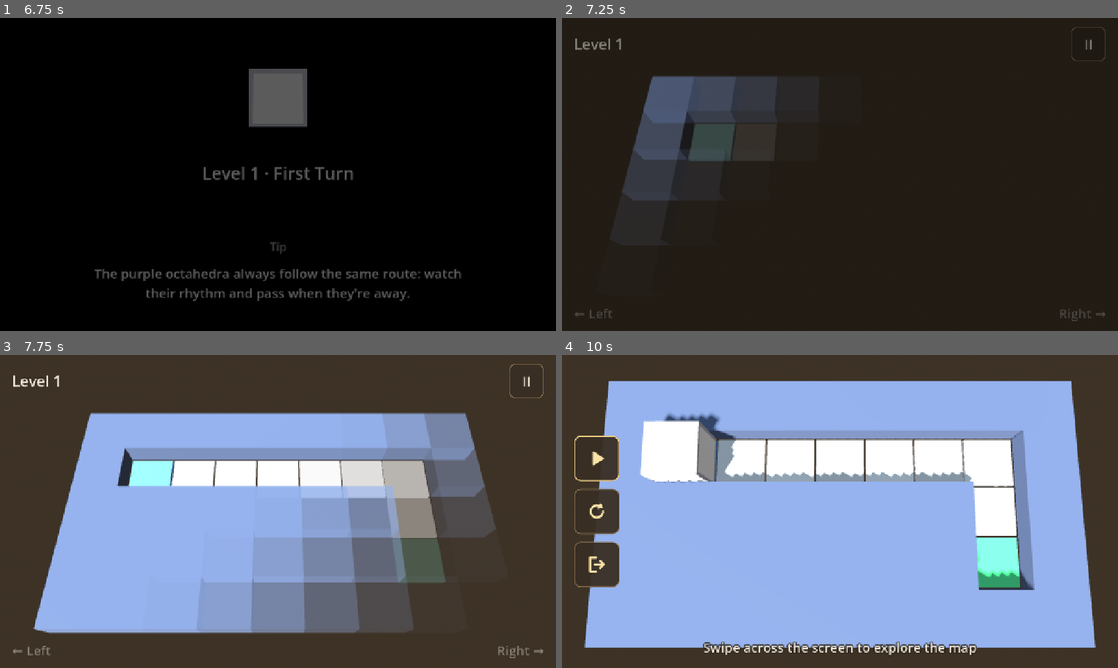
Above: before the commit, frames 1-4 (two rows, left to right).
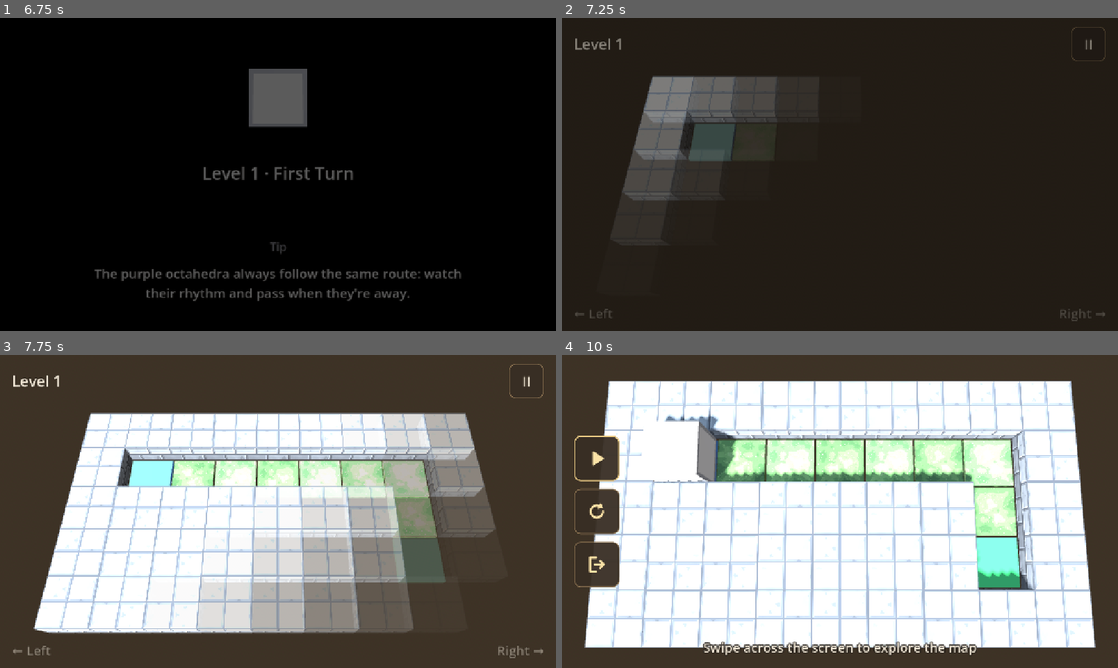
Above: after the commit, the same moments.

Repository: tonyjdev/mazecube
Game: Godot game, scene res://scenes/menu.tscn
The game is run twice, just before and just after one commit, with the same random seed, the same clock (stepped at 60 frames per second) and the same inputs.
Inputs (mouse positions are in pixels of both pictures, inside the frame that each line leads up to):
- Up to frame 1 (6.75 s): click "Options" at 0.5 s; click "Back" at 1.25 s; click "Credits" at 2 s; click "Back" at 2.75 s; click "Play" at 3.5 s; click (33, 46) at 4.25 s; click "Play" at 5 s; tap Enter (next_level) at 5.75 s; drag from (278, 174) to (333, 105) at 5.77 s; click "Continue" at 6.5 s
- Up to frame 2 (7.25 s): no input
- Up to frame 3 (7.75 s): drag from (166, 527) to (250, 574) at 7.27 s
- Up to frame 4 (10 s): move the mouse to (895, 442) at 8.02 s; hold Right (turn_right) 8.03-8.75 s; hold Enter (next_level) 8.03-8.75 s; click (895, 442) at 8.17 s; drag from (812, 574) to (673, 464) at 8.77 s; click "II" at 9.5 s

Frame 1 is identical in both runs. In frame 2, 2.8% of the frame differs, in the area x 11-39%, y 18-59%; in frame 3, 42%; in frame 4, 66%, in the area x 4-96%, y 8-94%.

Commit message:
Catálogo de materiales de bloque para suelo y muros
- BlockCatalog con 22 bloques de estilo dibujo animado y tonos suaves:
  hierba (normal, con flores y seca), tierra, piedra, sillería, piedra
  con musgo, granito, arena, arenisca, nieve, hielo, lava, roca
  volcánica, fuego, tablones, tronco, ladrillo, metal, obsidiana,
  cristal y tierra corrompida. Cada uno tiene textura de cara superior y
  de lados (césped que cuelga, nieve sobre piedra...), y luz propia los
  que brillan.
- Texturas generadas con tools/make_block_textures.py (sin imágenes
  externas). Un ajuste final común de saturación, claridad y contraste
  controla el tono de toda la paleta.
- El nivel elige sus bloques con "theme" (suelo, muros y roca de debajo)
  y puede cambiarlos por zonas con "theme_regions" para hacer
  transiciones. Todos los bloques están disponibles en cualquier nivel.
  Los niveles sin tema toman uno provisional según su tramo (THEMES), y
  el nivel 17 tiene una transición de ejemplo de pradera a nieve.
- La cara superior de cada casilla va girada al azar para que no se note
  la repetición, y los lados se oscurecen en el pie.
- Escena scenes/block_catalog_preview.tscn para revisar el catálogo.
- Especificación al día.

Co-Authored-By: Claude Opus 5.5 <noreply@anthropic.com>

Diff:
--- /dev/null
+++ b/scenes/block_catalog_preview.tscn
@@ -0,0 +1,31 @@
+[gd_scene format=3]
+
+[ext_resource type="Script" path="res://scripts/blocks/block_catalog_preview.gd" id="1_prev"]
+
+[sub_resource type="ProceduralSkyMaterial" id="ProceduralSkyMaterial_prev"]
+
+[sub_resource type="Sky" id="Sky_prev"]
+sky_material = SubResource("ProceduralSkyMaterial_prev")
+
+[sub_resource type="Environment" id="Environment_prev"]
+background_mode = 2
+sky = SubResource("Sky_prev")
+ambient_light_source = 3
+tonemap_mode = 2
+
+[node name="BlockCatalogPreview" type="Node3D"]
+script = ExtResource("1_prev")
+
+[node name="WorldEnvironment" type="WorldEnvironment" parent="."]
+environment = SubResource("Environment_prev")
+
+[node name="Sun" type="DirectionalLight3D" parent="."]
+transform = Transform3D(0.8660254, 0.38302222, -0.32139382, 0, 0.64278764, 0.76604444, 0.5, -0.66341394, 0.5566704, 0, 0, 0)
+shadow_enabled = true
+shadow_bias = 0.05
+shadow_normal_bias = 1.0
+shadow_blur = 1.5
+directional_shadow_max_distance = 60.0
+
+[node name="Camera3D" type="Camera3D" parent="."]
+current = true
--- /dev/null
+++ b/scripts/blocks/block_catalog.gd
@@ -0,0 +1,156 @@
+class_name BlockCatalog
+extends RefCounted
+## Catálogo de materiales de bloque para el suelo, los muros y la roca bajo el
+## tablero. Todos están disponibles en cualquier nivel: cada nivel elige los
+## suyos (ver Levels, campo "theme") y puede mezclar varios por zonas del
+## mapa (campo "theme_regions") para hacer transiciones.
+##
+## Cada bloque tiene una textura para la cara de arriba y otra para los
+## lados (textures/blocks/<id>_top.png y <id>_side.png, generadas con
+## tools/make_block_textures.py). La textura lateral empieza en el borde de
+## arriba del bloque y cada unidad de altura ocupa la textura entera: un muro
+## enseña la mitad de arriba y una baldosa solo la franja superior (el césped
+## que cuelga, la nieve...).
+##
+## Propiedades de cada bloque (todas opcionales salvo "name"):
+##   name       nombre para mostrar
+##   under      bloque de la roca que va debajo en los niveles con vacío (por
+##              defecto, el mismo)
+##   spin       giros de 90° al azar de la cara de arriba en cada casilla para
+##              que no se note la repetición: 4 = cualquier giro, 2 = solo
+##              media vuelta (dibujos con dirección, como tablones), 1 = nunca
+##   roughness, metallic, specular   ajustes del StandardMaterial3D
+##   emission   intensidad de la luz propia (usa <id>_*_emit.png)
+
+const TEXTURE_DIR := "res://textures/blocks/"
+
+const BLOCKS := {
+	"grass": {"name": "Hierba", "under": "dirt"},
+	"grass_flowers": {"name": "Hierba con flores", "under": "dirt"},
+	"grass_dry": {"name": "Hierba seca", "under": "dirt"},
+	"dirt": {"name": "Tierra"},
+	"stone": {"name": "Piedra"},
+	"stone_bricks": {"name": "Sillería", "spin": 2},
+	"mossy_stone": {"name": "Piedra con musgo", "under": "stone", "spin": 2},
+	"granite": {"name": "Granito", "spin": 2, "roughness": 0.45, "specular": 0.6},
+	"sand": {"name": "Arena", "under": "sandstone"},
+	"sandstone": {"name": "Arenisca", "spin": 2},
+	"snow": {"name": "Nieve", "under": "stone"},
+	"ice": {"name": "Hielo", "roughness": 0.12, "specular": 0.9},
+	"lava": {"name": "Lava", "under": "magma", "emission": 1.6},
+	"magma": {"name": "Roca volcánica", "emission": 1.4},
+	"fire": {"name": "Fuego", "under": "magma", "emission": 1.2},
+	"wood_planks": {"name": "Tablones", "spin": 2},
+	"wood_log": {"name": "Tronco", "spin": 2},
+	"brick": {"name": "Ladrillo", "spin": 2},
+	"metal": {"name": "Metal", "spin": 2, "roughness": 0.35, "metallic": 0.55},
+	"obsidian": {"name": "Obsidiana", "roughness": 0.2, "specular": 0.8},
+	"crystal": {"name": "Cristal", "roughness": 0.25, "specular": 0.8, "emission": 0.7},
+	"corrupted": {"name": "Tierra corrompida", "emission": 1.4},
+}
+
+## Oscurecimiento del pie de los lados del bloque (sombra de contacto).
+const SIDE_BOTTOM_SHADE := 0.72
+
+
+static func ids() -> Array:
+	return BLOCKS.keys()
+
+
+static func has(id: String) -> bool:
+	return BLOCKS.has(id)
+
+
+static func display_name(id: String) -> String:
+	return BLOCKS[id]["name"]
+
+
+## Bloque que va debajo de `id` (la roca de los niveles con vacío).
+static func under(id: String) -> String:
+	return BLOCKS[id].get("under", id)
+
+
+## Giros posibles de la cara de arriba (ver "spin").
+static func spin(id: String) -> int:
+	return BLOCKS[id].get("spin", 4)
+
+
+## Material nuevo (cada llamada devuelve uno distinto, para poder tocarlo,
+## p. ej. en los fundidos) de la cara "top" o "side" del bloque. `tint`
+## multiplica el color de la textura.
+static func material(id: String, face: String, tint := Color.WHITE) -> StandardMaterial3D:
+	var info: Dictionary = BLOCKS[id]
+	var mat := StandardMaterial3D.new()
+	mat.albedo_texture = load(TEXTURE_DIR + "%s_%s.png" % [id, face])
+	mat.albedo_color = tint
+	# El color de los vértices lleva la sombra del pie de los lados y el de
+	# las instancias de MultiMesh la opacidad de la aparición del nivel.
+	mat.vertex_color_use_as_albedo = true
+	mat.roughness = info.get("roughness", 0.9)
+	mat.metallic = info.get("metallic", 0.0)
+	mat.metallic_specular = info.get("specular", 0.5)
+	if info.has("emission"):
+		mat.emission_enabled = true
+		mat.emission = Color.BLACK
+		mat.emission_texture = load(TEXTURE_DIR + "%s_%s_emit.png" % [id, face])
+		mat.emission_energy_multiplier = info["emission"]
+		mat.emission_operator = BaseMaterial3D.EMISSION_OP_ADD
+	return mat
+
+
+## Caja de tamaño `size` centrada en el origen con los materiales del bloque:
+## superficie 0 = cara de arriba, superficie 1 = lados y cara de abajo.
+static func make_mesh(id: String, size: Vector3, tint := Color.WHITE) -> ArrayMesh:
+	var h := size * 0.5
+	var mesh := ArrayMesh.new()
+
+	var top := SurfaceTool.new()
+	top.begin(Mesh.PRIMITIVE_TRIANGLES)
+	_add_quad(top, Vector3.UP,
+		[Vector3(-h.x, h.y, -h.z), Vector3(h.x, h.y, -h.z), Vector3(h.x, h.y, h.z), Vector3(-h.x, h.y, h.z)],
+		[Vector2(0, 0), Vector2(1, 0), Vector2(1, 1), Vector2(0, 1)],
+		[Color.WHITE, Color.WHITE, Color.WHITE, Color.WHITE])
+	top.commit(mesh)
+	mesh.surface_set_material(0, material(id, "top", tint))
+
+	var sides := SurfaceTool.new()
+	sides.begin(Mesh.PRIMITIVE_TRIANGLES)
+	var low := Color(SIDE_BOTTOM_SHADE, SIDE_BOTTOM_SHADE, SIDE_BOTTOM_SHADE)
+	var shades := [Color.WHITE, Color.WHITE, low, low]
+	# Cada lado: normal, eje horizontal (de izquierda a derecha visto desde
+	# fuera) y su anchura. La v va en unidades del mundo desde el borde de
+	# arriba, la u también (una casilla = la textura entera).
+	for side: Array in [[Vector3.BACK, Vector3.RIGHT, size.x], [Vector3.FORWARD, Vector3.LEFT, size.x],
+			[Vector3.RIGHT, Vector3.FORWARD, size.z], [Vector3.LEFT, Vector3.BACK, size.z]]:
+		var normal: Vector3 = side[0]
+		var axis: Vector3 = side[1]
+		var width: float = side[2]
+		var center := normal * Vector3(h.x, 0, h.z).abs()
+		var half := axis * width * 0.5
+		var u0 := 0.5 - width * 0.5
+		_add_quad(sides, normal,
+			[center - half + Vector3.UP * h.y, center + half + Vector3.UP * h.y,
+				center + half - Vector3.UP * h.y, center - half - Vector3.UP * h.y],
+			[Vector2(u0, 0), Vector2(u0 + width, 0), Vector2(u0 + width, size.y), Vector2(u0, size.y)],
+			shades)
+	_add_quad(sides, Vector3.DOWN,
+		[Vector3(-h.x, -h.y, h.z), Vector3(h.x, -h.y, h.z), Vector3(h.x, -h.y, -h.z), Vector3(-h.x, -h.y, -h.z)],
+		[Vector2(0, 0), Vector2(1, 0), Vector2(1, 1), Vector2(0, 1)],
+		[low, low, low, low])
+	sides.commit(mesh)
+	mesh.surface_set_material(1, material(id, "side", tint))
+	return mesh
+
+
+## Cuadrilátero de dos triángulos. Ordena los vértices para que la cara
+## mire hacia `normal` (Godot toma como cara delantera la que se ve con los
+## vértices en el sentido de las agujas del reloj).
+static func _add_quad(st: SurfaceTool, normal: Vector3, verts: Array, uvs: Array, colors: Array) -> void:
+	var order := [0, 1, 2, 0, 2, 3]
+	if (verts[1] - verts[0]).cross(verts[2] - verts[0]).dot(normal) > 0.0:
+		order = [0, 2, 1, 0, 3, 2]
+	for i: int in order:
+		st.set_normal(normal)
+		st.set_uv(uvs[i])
+		st.set_color(colors[i])
+		st.add_vertex(verts[i])
--- /dev/null
+++ b/scripts/blocks/block_catalog_preview.gd
@@ -0,0 +1,78 @@
+extends Node3D
+## Escaparate de BlockCatalog (scenes/block_catalog_preview.tscn): cada
+## bloque como una pequeña parcela de suelo con un muro encima y la roca
+## debajo, con su nombre. Sirve para revisar los materiales; se abre en el
+## editor y se ejecuta con F6. Arrastrar con el ratón gira la vista y la
+## rueda acerca o aleja.
+
+const COLUMNS := 6
+const SPACING := 4.0
+
+var _yaw := -0.6
+var _pitch := -0.75
+var _distance := 22.0
+var _center := Vector3.ZERO
+@onready var _camera: Camera3D = $Camera3D
+
+
+func _ready() -> void:
+	var ids := BlockCatalog.ids()
+	for i in ids.size():
+		var id: String = ids[i]
+		var origin := Vector3((i % COLUMNS) * SPACING, 0, floori(i / float(COLUMNS)) * SPACING)
+		_add_plot(id, origin)
+	var rows := ceili(ids.size() / float(COLUMNS))
+	_center = Vector3((COLUMNS - 1) * SPACING * 0.5, 0, (rows - 1) * SPACING * 0.5)
+	_update_camera()
+
+
+## Parcela de 3x3 casillas: suelo con ajedrezado, un muro en forma de L y la
+## roca de debajo.
+func _add_plot(id: String, origin: Vector3) -> void:
+	var tile := BlockCatalog.make_mesh(id, Vector3(0.96, Level.FLOOR_THICKNESS, 0.96))
+	var tile_dark := BlockCatalog.make_mesh(id, Vector3(0.96, Level.FLOOR_THICKNESS, 0.96), Level.FLOOR_DARK_TINT)
+	var wall := BlockCatalog.make_mesh(id, Vector3(1, Level.WALL_HEIGHT, 1))
+	var rock := BlockCatalog.make_mesh(BlockCatalog.under(id), Vector3(1, Level.FOUNDATION_DEPTH, 1))
+	for x in 3:
+		for z in 3:
+			var p := origin + Vector3(x - 1, 0, z - 1)
+			var is_wall := x == 0 or z == 0
+			if is_wall:
+				_add_mesh(wall, p + Vector3.UP * Level.WALL_HEIGHT * 0.5)
+			else:
+				_add_mesh(tile if (x + z) % 2 == 0 else tile_dark, p + Vector3.DOWN * Level.FLOOR_THICKNESS * 0.5)
+			_add_mesh(rock, p + Vector3.DOWN * (Level.FLOOR_THICKNESS + Level.FOUNDATION_DEPTH * 0.5))
+	var label := Label3D.new()
+	label.text = "%s\n(%s)" % [BlockCatalog.display_name(id), id]
+	label.billboard = BaseMaterial3D.BILLBOARD_ENABLED
+	label.font_size = 48
+	label.outline_size = 12
+	label.pixel_size = 0.006
+	label.position = origin + Vector3(0, 1.3, 0)
+	add_child(label)
+
+
+func _add_mesh(mesh: Mesh, pos: Vector3) -> void:
+	var instance := MeshInstance3D.new()
+	instance.mesh = mesh
+	instance.position = pos
+	add_child(instance)
+
+
+func _unhandled_input(event: InputEvent) -> void:
+	if event is InputEventMouseMotion and event.button_mask & MOUSE_BUTTON_MASK_LEFT:
+		_yaw -= event.relative.x * 0.008
+		_pitch = clampf(_pitch - event.relative.y * 0.008, -1.5, -0.15)
+		_update_camera()
+	elif event is InputEventMouseButton and event.pressed:
+		if event.button_index == MOUSE_BUTTON_WHEEL_UP:
+			_distance = maxf(4.0, _distance * 0.9)
+		elif event.button_index == MOUSE_BUTTON_WHEEL_DOWN:
+			_distance = minf(60.0, _distance * 1.1)
+		_update_camera()
+
+
+func _update_camera() -> void:
+	var orbit := Basis.from_euler(Vector3(_pitch, _yaw, 0))
+	_camera.position = _center + orbit * Vector3(0, 0, _distance)
+	_camera.look_at(_center)
--- a/scripts/level.gd
+++ b/scripts/level.gd
@@ -26,6 +26,12 @@
 ##   dos extremos. Cada casilla aguanta HangingBridge.MAX_STABILITY salidas
 ##   del cubo; cuando una llega a 0 el puente entero cae y sus casillas pasan
 ##   a ser vacío (ver HangingBridge).
+## Materiales (ver BlockCatalog): el campo "theme" del nivel elige el bloque
+## del suelo ("floor"), de los muros ("wall") y, opcionalmente, de la roca de
+## debajo ("foundation"; si no se da, la que va bajo el suelo). Lo que falte
+## sale de DEFAULT_THEME. "theme_regions" cambia los bloques en zonas del mapa
+## (para transiciones): lista de { "rect": Rect2i(x, z, ancho, alto), y las
+## mismas claves que "theme" }; si se solapan, gana la última.
 ## Las filas crecen hacia +Z (hacia abajo en pantalla) y las columnas hacia +X.
 ##
 ## Aparición (start_reveal): al empezar o reiniciar el nivel, el tablero se
@@ -54,6 +60,12 @@
 ## Distancia (en casillas) entre el centro del cubo y el de un enemigo letal a
 ## partir de la cual el cubo muere.
 const ENEMY_HIT_DISTANCE := 0.72
+## Bloques por defecto de los niveles sin "theme" (ver BlockCatalog).
+const DEFAULT_THEME := {"floor": "grass", "wall": "stone_bricks"}
+## Tono de las baldosas oscuras del ajedrezado del suelo y de la roca de
+## debajo que no da al vacío (la del borde se deja con su color).
+const FLOOR_DARK_TINT := Color(0.88, 0.88, 0.88)
+const FOUNDATION_INNER_TINT := Color(0.78, 0.78, 0.78)
 const ITEM_COLORS := {
 	"y": Color(0.98, 0.80, 0.12),
 	"o": Color(1.00, 0.50, 0.08),
@@ -103,6 +115,10 @@
 ## Ruta de cada patrullero (campo "patrols" del nivel): {"i": "R3 D2 L3 U2"}.
 ## Ver Patroller.set_route.
 @export var patrol_routes := {}
+## Bloques del nivel (campo "theme") y por zonas ("theme_regions"). Ver la
+## leyenda del principio.
+@export var block_theme := {}
+@export var block_regions: Array = []
 ## Cubo del jugador: los enemigos lo buscan y lo matan.
 var cube: RollingCube:
 	set(value):
@@ -131,7 +147,7 @@
 ## casilla -> HangingBridge (solo los que siguen en pie)
 var _bridges := {}
 ## Aparición en curso: tiempo transcurrido, retraso de cada casilla,
-## MultiMesh ({ "multimesh", "material", "cells" }; la opacidad de cada
+## MultiMesh ({ "multimesh", "materials", "cells" }; la opacidad de cada
 ## casilla va en el color de su instancia) y nodos sueltos ({ "delay",
 ## "materials": [...] }, ver _fade_materials).
 var _revealing := false
@@ -151,6 +167,8 @@
 	start_heading = data["start_heading"]
 	button_links = data.get("buttons", {})
 	patrol_routes = data.get("patrols", {})
+	block_theme = data.get("theme", {})
+	block_regions = data.get("theme_regions", [])
 
 
 func build() -> void:
@@ -172,15 +190,14 @@
 	var enemy_cells := {}
 	var bridge_cells := {}
 
-	var floor_a := _make_material(Color(0.86, 0.84, 0.80))
-	var floor_b := _make_material(Color(0.78, 0.76, 0.72))
-	var wall_mat := _make_material(Color(0.32, 0.36, 0.45))
 	var start_mat := _make_material(Color(0.35, 0.60, 0.95))
 	var goal_mat := _make_material(Color(0.30, 0.80, 0.45))
 	# Muros y baldosas normales se dibujan con MultiMesh (una llamada de dibujo
-	# por tipo): los mapas grandes tienen miles de casillas.
+	# por tipo de bloque): los mapas grandes tienen miles de casillas.
 	var wall_cells: Array[Vector2i] = []
-	var floor_cells := [[], []]
+	## "bloque" -> casillas; las del suelo, "bloque|0" y "bloque|1" (ajedrezado).
+	var wall_groups := {}
+	var floor_groups := {}
 
 	for z in layout.size():
 		var row: String = layout[z]
@@ -192,6 +209,7 @@
 				continue
 			if symbol == "#" or BUTTON_CHARS.contains(symbol):
 				wall_cells.append(cell)
+				_group(wall_groups, _block_at(cell, "wall"), cell)
 				if symbol != "#":
 					_add_button(cell, symbol)
 				continue
@@ -207,7 +225,7 @@
 				goal_cell = cell
 				_add_box(cell, tile, -FLOOR_THICKNESS * 0.5, goal_mat)
 			else:
-				floor_cells[(x + z) % 2].append(cell)
+				_group(floor_groups, "%s|%d" % [_block_at(cell, "floor"), (x + z) % 2], cell)
 			if KEY_CHARS.contains(symbol):
 				_add_key(cell, symbol)
 			elif KEY_CHARS.to_upper().contains(symbol):
@@ -220,10 +238,14 @@
 				_add_bars(cell, symbol)
 			elif symbol == CHASER_CHAR or symbol == BLOCKER_CHAR or PATROL_CHARS.contains(symbol):
 				enemy_cells[cell] = symbol
-	_add_multimesh(wall_cells, Vector3(CELL_SIZE, WALL_HEIGHT, CELL_SIZE), WALL_HEIGHT * 0.5, wall_mat)
+	for id: String in wall_groups:
+		_add_multimesh(wall_groups[id], id, Vector3(CELL_SIZE, WALL_HEIGHT, CELL_SIZE),
+			WALL_HEIGHT * 0.5, Color.WHITE)
 	var tile_size := Vector3(CELL_SIZE * 0.96, FLOOR_THICKNESS, CELL_SIZE * 0.96)
-	_add_multimesh(floor_cells[0], tile_size, -FLOOR_THICKNESS * 0.5, floor_a)
-	_add_multimesh(floor_cells[1], tile_size, -FLOOR_THICKNESS * 0.5, floor_b)
+	for key: String in floor_groups:
+		var parts := key.split("|")
+		_add_multimesh(floor_groups[key], parts[0], tile_size, -FLOOR_THICKNESS * 0.5,
+			FLOOR_DARK_TINT if parts[1] == "1" else Color.WHITE)
 	if not _void.is_empty():
 		_add_foundations(wall_cells)
 	_add_bridges(bridge_cells)
@@ -503,9 +525,9 @@
 	# paredes (un solo objeto transparente cada uno) taparían lo que tienen
 	# encima según el orden en que se dibujen.
 	for entry in _reveal_multimeshes:
-		var mat: BaseMaterial3D = entry["material"]
-		mat.transparency = BaseMaterial3D.TRANSPARENCY_ALPHA
-		mat.depth_draw_mode = BaseMaterial3D.DEPTH_DRAW_ALWAYS
+		for mat: BaseMaterial3D in entry["materials"]:
+			mat.transparency = BaseMaterial3D.TRANSPARENCY_ALPHA
+			mat.depth_draw_mode = BaseMaterial3D.DEPTH_DRAW_ALWAYS
 	_reveal_nodes.clear()
 	for child in get_children():
 		var node := child as Node3D
@@ -546,9 +568,9 @@
 		var multimesh: MultiMesh = entry["multimesh"]
 		for i in multimesh.instance_count:
 			multimesh.set_instance_color(i, Color.WHITE)
-		var mat: BaseMaterial3D = entry["material"]
-		mat.transparency = BaseMaterial3D.TRANSPARENCY_DISABLED
-		mat.depth_draw_mode = BaseMaterial3D.DEPTH_DRAW_OPAQUE_ONLY
+		for mat: BaseMaterial3D in entry["materials"]:
+			mat.transparency = BaseMaterial3D.TRANSPARENCY_DISABLED
+			mat.depth_draw_mode = BaseMaterial3D.DEPTH_DRAW_OPAQUE_ONLY
 	for entry in _reveal_nodes:
 		for item: Dictionary in entry["materials"]:
 			var mesh_instance: MeshInstance3D = item["node"]
@@ -630,37 +652,77 @@
 	return smoothstep(0.0, 1.0, (_reveal_time - delay) / REVEAL_FADE_TIME)
 
 
-## Un mismo bloque repetido en varias casillas, en un solo MultiMesh.
-func _add_multimesh(cells: Array, size: Vector3, y: float, mat: Material) -> void:
+## Un mismo bloque del catálogo (BlockCatalog) repetido en varias casillas,
+## en un solo MultiMesh. La cara de arriba de cada casilla va girada al azar
+## (siempre igual en la misma casilla) para que no se note la repetición.
+func _add_multimesh(cells: Array, block: String, size: Vector3, y: float, tint: Color) -> void:
 	if cells.is_empty():
 		return
-	var mesh := BoxMesh.new()
-	mesh.size = size
-	mesh.material = mat
-	# El color de cada instancia (blanco) lleva su opacidad en la aparición.
-	(mat as BaseMaterial3D).vertex_color_use_as_albedo = true
+	var mesh := BlockCatalog.make_mesh(block, size, tint)
+	var materials: Array[BaseMaterial3D] = []
+	for i in mesh.get_surface_count():
+		materials.append(mesh.surface_get_material(i))
+	var spin := BlockCatalog.spin(block)
 	var multimesh := MultiMesh.new()
 	multimesh.transform_format = MultiMesh.TRANSFORM_3D
+	# El color de cada instancia (blanco) lleva su opacidad en la aparición.
 	multimesh.use_colors = true
 	multimesh.mesh = mesh
 	multimesh.instance_count = cells.size()
 	for i in cells.size():
 		var cell: Vector2i = cells[i]
-		multimesh.set_instance_transform(i,
-			Transform3D(Basis.IDENTITY, Vector3(cell.x * CELL_SIZE, y, cell.y * CELL_SIZE)))
+		var turns := 0
+		if spin > 1:
+			turns = (_cell_hash(cell) % spin) * (4 / spin)
+		multimesh.set_instance_transform(i, Transform3D(Basis(Vector3.UP, turns * PI * 0.5),
+			Vector3(cell.x * CELL_SIZE, y, cell.y * CELL_SIZE)))
 		multimesh.set_instance_color(i, Color.WHITE)
 	var instance := MultiMeshInstance3D.new()
 	instance.multimesh = multimesh
 	add_child(instance)
-	_reveal_multimeshes.append({"multimesh": multimesh, "material": mat, "cells": cells.duplicate()})
+	_reveal_multimeshes.append({"multimesh": multimesh, "materials": materials, "cells": cells.duplicate()})
+
+
+static func _cell_hash(cell: Vector2i) -> int:
+	return absi((cell.x * 73856093) ^ (cell.y * 19349663)) >> 3
+
+
+static func _group(groups: Dictionary, key: String, cell: Vector2i) -> void:
+	if not groups.has(key):
+		groups[key] = []
+	groups[key].append(cell)
+
+
+## Bloque del catálogo de una casilla para `part` ("floor", "wall" o
+## "foundation"): el de la última zona de block_regions que la contiene, si
+## no el del nivel y si no el de DEFAULT_THEME. La roca, si no se indica, es
+## la que va bajo el bloque del suelo.
+func _block_at(cell: Vector2i, part: String) -> String:
+	var found := ""
+	for i in range(block_regions.size() - 1, -1, -1):
+		var region: Dictionary = block_regions[i]
+		if region.has(part) and (region["rect"] as Rect2i).has_point(cell):
+			found = region[part]
+			break
+	if found == "":
+		found = block_theme.get(part, "")
+	if found == "":
+		if part == "foundation":
+			return BlockCatalog.under(_block_at(cell, "floor"))
+		found = DEFAULT_THEME[part]
+	if not BlockCatalog.has(found):
+		push_error("Bloque desconocido '%s' en el tema del nivel" % found)
+		return DEFAULT_THEME.get(part, "stone")
+	return found
 
 
 ## Bloques de roca bajo el suelo y las paredes (niveles con vacío): el
 ## tablero parece una isla flotando sobre el abismo. Las casillas que dan al
 ## vacío llevan un bloque algo más claro para que se vea el borde.
 func _add_foundations(wall_cells: Array[Vector2i]) -> void:
-	var inner := []
-	var edge := []
+	## "bloque" -> casillas, por separado las que dan al vacío.
+	var inner := {}
+	var edge := {}
 	var cells: Array[Vector2i] = []
 	cells.append_array(wall_cells)
 	cells.append_array(_walkable.keys())
@@ -672,11 +734,13 @@
 			if is_void(cell + dir):
 				at_edge = true
 				break
-		(edge if at_edge else inner).append(cell)
+		_group(edge if at_edge else inner, _block_at(cell, "foundation"), cell)
 	var size := Vector3(CELL_SIZE, FOUNDATION_DEPTH, CELL_SIZE)
 	var y := -FLOOR_THICKNESS - FOUNDATION_DEPTH * 0.5
-	_add_multimesh(inner, size, y, _make_material(Color(0.36, 0.31, 0.27)))
-	_add_multimesh(edge, size, y, _make_material(Color(0.47, 0.41, 0.35)))
+	for id: String in inner:
+		_add_multimesh(inner[id], id, size, y, FOUNDATION_INNER_TINT)
+	for id: String in edge:
+		_add_multimesh(edge[id], id, size, y, Color.WHITE)
 
 
 ## La casilla es '=' en el mapa (aunque el puente ya se haya caído).
--- a/scripts/levels.gd
+++ b/scripts/levels.gd
@@ -400,6 +400,12 @@
 			"##########################################",
 		],
 		"patrols": {"i": "D4"},
+		# Transición de la pradera (izquierda) a la nieve (derecha).
+		"theme": {"floor": "snow", "wall": "ice"},
+		"theme_regions": [
+			{"rect": Rect2i(0, 0, 14, 16), "floor": "grass", "wall": "stone_bricks"},
+			{"rect": Rect2i(14, 0, 10, 16), "floor": "grass_dry", "wall": "stone"},
+		],
 	},
 	{
 		"name": "Laberinto de piedra",
@@ -998,9 +1004,35 @@
 ]
 
 
+## Bloques (ver BlockCatalog y Level) de los niveles que no traen "theme",
+## por tramos: [primer nivel (desde 0), tema]. Provisional, para ver el
+## catálogo en juego hasta que se diseñen las zonas definitivas.
+const THEMES := [
+	[0, {"floor": "grass", "wall": "stone_bricks"}],
+	[5, {"floor": "grass_flowers", "wall": "wood_log"}],
+	[10, {"floor": "sand", "wall": "sandstone"}],
+	[13, {"floor": "dirt", "wall": "mossy_stone"}],
+	[17, {"floor": "stone", "wall": "granite"}],
+	[21, {"floor": "wood_planks", "wall": "brick"}],
+	[24, {"floor": "metal", "wall": "obsidian"}],
+	[27, {"floor": "grass_dry", "wall": "stone"}],
+	[30, {"floor": "magma", "wall": "lava"}],
+	[32, {"floor": "corrupted", "wall": "crystal", "foundation": "obsidian"}],
+]
+
+
 static func count() -> int:
 	return LIST.size()
 
 
+## Datos del nivel. Si no trae "theme", lleva el de su tramo en THEMES.
 static func get_level(index: int) -> Dictionary:
-	return LIST[clampi(index, 0, LIST.size() - 1)]
+	index = clampi(index, 0, LIST.size() - 1)
+	var data: Dictionary = LIST[index]
+	if data.has("theme"):
+		return data
+	data = data.duplicate()
+	for entry: Array in THEMES:
+		if index >= entry[0]:
+			data["theme"] = entry[1]
+	return data
Not shown, added: scripts/blocks/block_catalog.gd.uid
Not shown, added: scripts/blocks/block_catalog_preview.gd.uid
Binary file added: textures/blocks/brick_side.png
Not shown, added: textures/blocks/brick_side.png.import
Binary file added: textures/blocks/brick_top.png
Not shown, added: textures/blocks/brick_top.png.import
Binary file added: textures/blocks/corrupted_side.png
Not shown, added: textures/blocks/corrupted_side.png.import
Binary file added: textures/blocks/corrupted_side_emit.png
Not shown, added: textures/blocks/corrupted_side_emit.png.import
Binary file added: textures/blocks/corrupted_top.png
Not shown, added: textures/blocks/corrupted_top.png.import
(and 99 more such lines)
